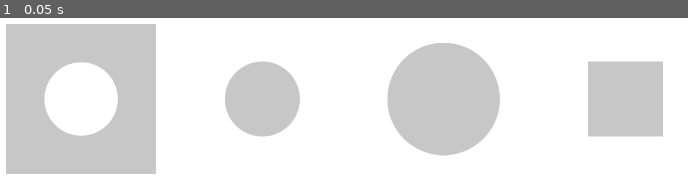
Above: before the commit, frame 1.
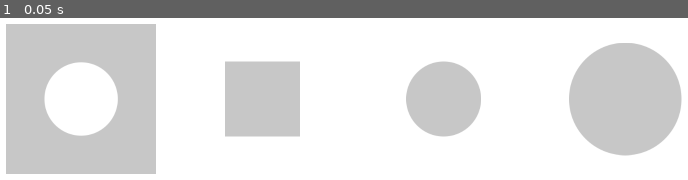
Above: after the commit, the same moment.

Repository: efor0004/spatial-fyp
Game: Godot game, scene res://Game.tscn
Same seed, same stepped clock (60 frames per second), same inputs: the game is played once before the commit and once after it.
Inputs:
- Up to frame 1 (0.05 s): no input

The runs differ from the first frame. In frame 1, 10% of the frame differs, in the area x 32-100%, y 15-86%.

Commit message:
QUILT: Randomise question order

Diff:
--- a/quilt/app/scripts/Question.gd
+++ b/quilt/app/scripts/Question.gd
@@ -5,9 +5,11 @@
 onready var questions_per_level = 10
 onready var max_levels = 1
 
+onready var question_order = []
 onready var option_file_text = "option_"
 
 func _ready():
+	question_order = shuffle_list(range(1,questions_per_level + 1))
 	set_textures()
 
 func next_question():
@@ -16,16 +18,22 @@
 	if (current_question > questions_per_level):
 		current_question = 1
 		current_level += 1
+		shuffle_question_order()
 
 	if (current_level > max_levels):
 		current_level = 1
 		current_question = 1
+		shuffle_question_order()
 
 	set_textures()
 
+func shuffle_question_order():
+	question_order = shuffle_list(range(1,questions_per_level + 1))
+
 func set_textures():
 	var children = get_children()
-	var base_path = "res://assets/sprites/questions/level_%d/question_%d" % [current_level, current_question]
+	var shuffled_question = question_order[current_question]
+	var base_path = "res://assets/sprites/questions/level_%d/question_%d" % [current_level, shuffled_question]
 
 	print("Level %d, Question %d" % [current_level, current_question])
 
@@ -40,7 +48,7 @@
 
 func set_options_textures(base_path, children):
 	var indices = range(1,4)
-	var random_indices = shuffleList(indices)
+	var random_indices = shuffle_list(indices)
 	for i in indices:
 		var option = children[i]
 		var option_sprite = option.get_child(0)
@@ -50,7 +58,7 @@
 		var option_texture = load(option_path)
 		option_sprite.set_texture(option_texture)
 
-func shuffleList(list):
+func shuffle_list(list):
 	var list_copy = list.duplicate()
 	var shuffled_list = []
 	for i in range(list_copy.size()):
